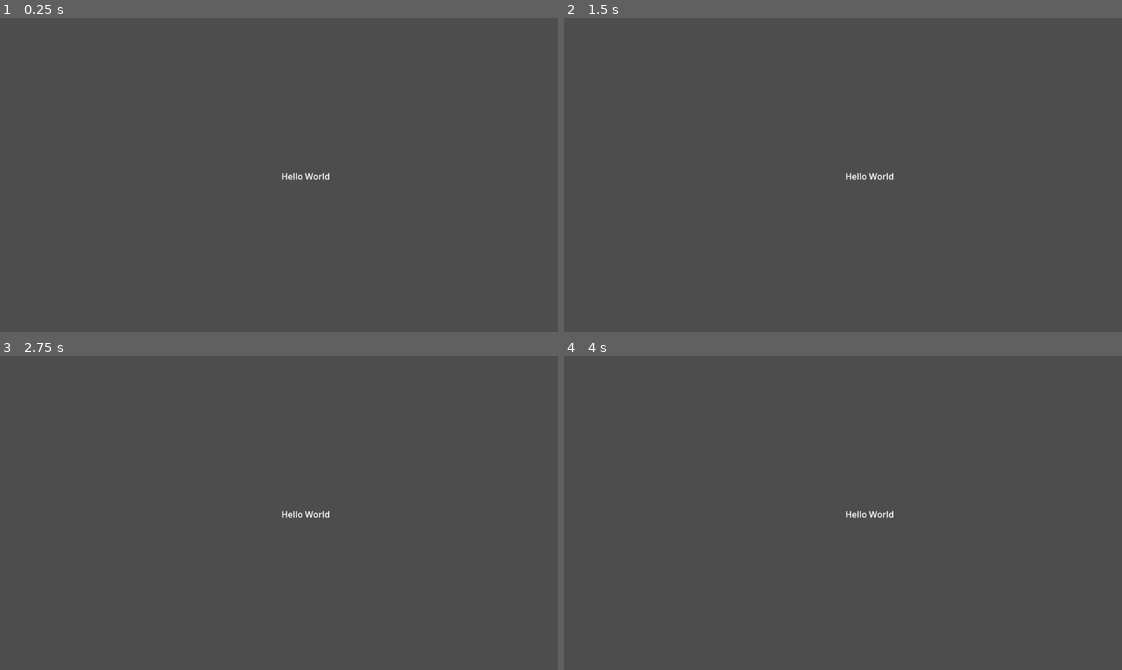
Above: before the commit, frames 1-4 (two rows, left to right).
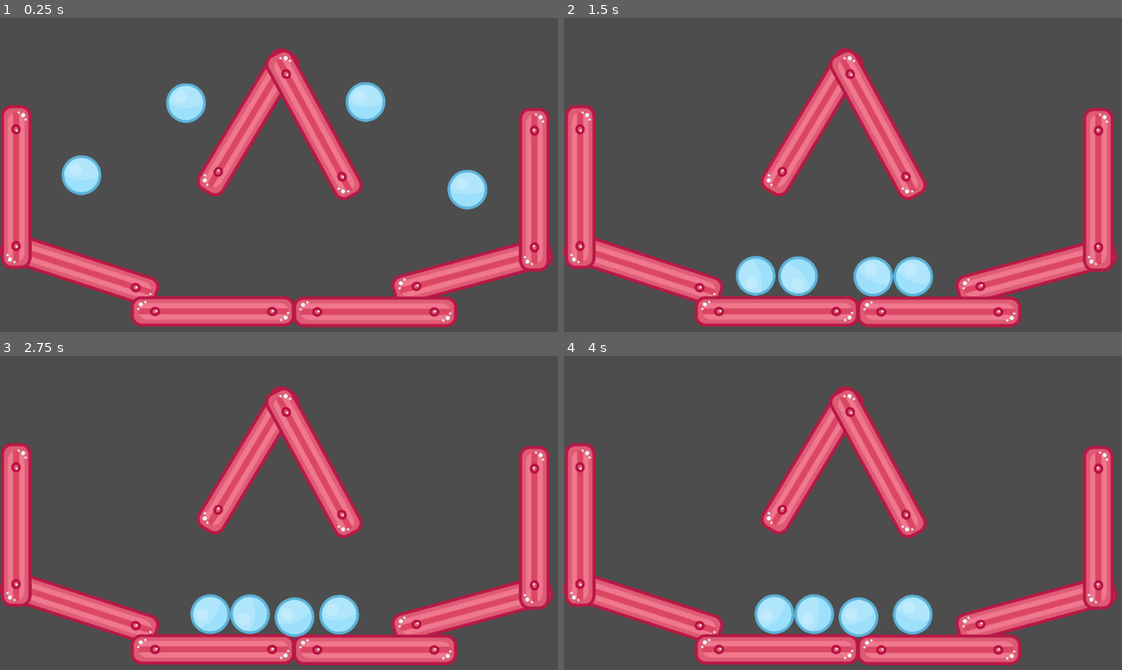
Above: after the commit, the same moments.

Repository: TotKtoSmog/godot_first_project
Game: Godot game, scene res://Main.tscn
The game is run twice, just before and just after one commit, with the same random seed, the same clock (stepped at 60 frames per second) and the same inputs. Before the commit the project starts from res://label.tscn.
Inputs:
- Up to frame 1 (0.25 s): no input
- Up to frame 2 (1.5 s): no input
- Up to frame 3 (2.75 s): no input
- Up to frame 4 (4 s): no input

The runs differ from the first frame. In frame 1, 24% of the frame differs, in the area x 0-100%, y 9-99%; in frame 2, 24%; in frame 3, 24%; in frame 4, 24%.

Commit message:
Инстанциирование объектов ball

Diff:
--- a/Main.tscn
+++ b/Main.tscn
@@ -1,5 +1,6 @@
-[gd_scene load_steps=11 format=3 uid="uid://e0ebp4ubobpa"]
+[gd_scene load_steps=12 format=3 uid="uid://e0ebp4ubobpa"]
 
+[ext_resource type="PackedScene" uid="uid://bbxfq5s6g73et" path="res://Ball.tscn" id="2"]
 [ext_resource type="Texture2D" uid="uid://dkq1swbmmxmbq" path="res://assets/Bouncy Platform Long.png" id="3"]
 
 [sub_resource type="PhysicsMaterial" id="1"]
@@ -127,3 +128,15 @@
 [node name="CollisionShape2D" type="CollisionShape2D" parent="WallContainer/Wall6"]
 rotation = 1.5708
 shape = SubResource("2")
+
+[node name="Ball" parent="." instance=ExtResource("2")]
+position = Vector2(347, 67)
+
+[node name="Ball2" parent="." instance=ExtResource("2")]
+position = Vector2(152, 202)
+
+[node name="Ball3" parent="." instance=ExtResource("2")]
+position = Vector2(682, 65)
+
+[node name="Ball4" parent="." instance=ExtResource("2")]
+position = Vector2(872, 229)
--- a/project.godot
+++ b/project.godot
@@ -11,7 +11,7 @@
 [application]
 
 config/name="GoDot_First_Project"
-run/main_scene="res://label.tscn"
+run/main_scene="res://Main.tscn"
 config/features=PackedStringArray("4.3", "Forward Plus")
 config/icon="res://icon.svg"
 
Not shown: 1 places in Ball.tscn that only renumber resources
